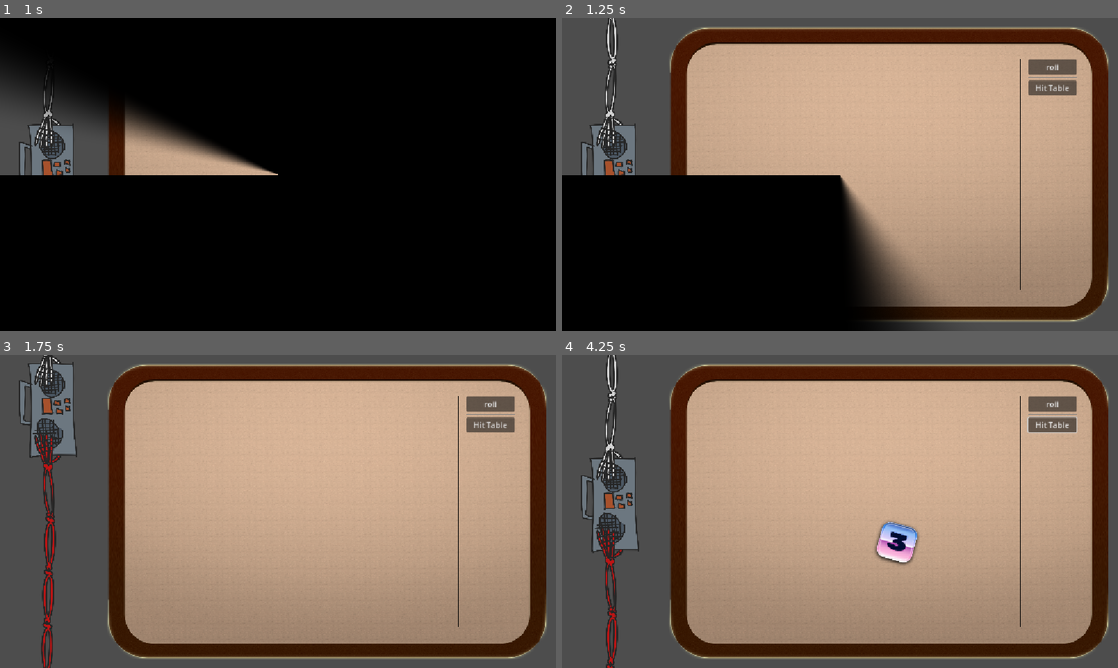
Above: before the commit, frames 1-4 (two rows, left to right).
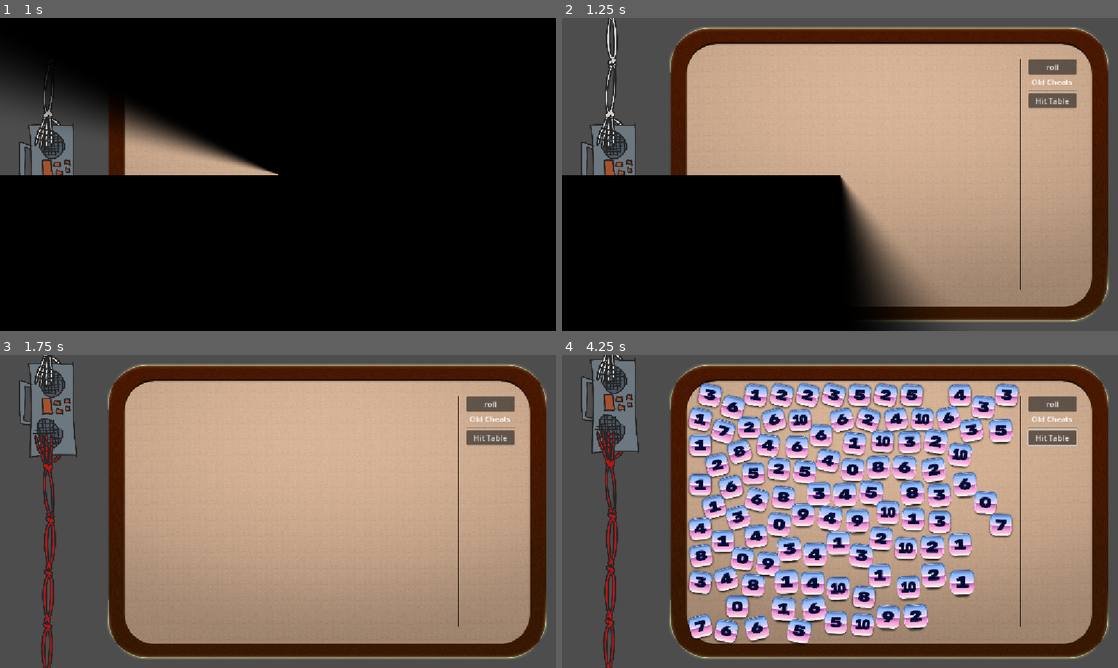
Above: after the commit, the same moments.

Repository: vhoyer/ludum_dare_60
Game: Godot game, scene res://stages/main_menu/main_menu.tscn
Two runs of this game, one before a commit and one after it. Both use one fixed random seed, a clock stepped at 60 frames per second and the inputs below.
Inputs (mouse positions are in pixels of both pictures, inside the frame that each line leads up to):
- Up to frame 1 (1 s): click "start! ,)" at 0.5 s
- Up to frame 2 (1.25 s): no input
- Up to frame 3 (1.75 s): move the mouse to (400, 495) at 1.27 s; hold Right (ui_right) from 1.28 s (still down); tap K at 1.35 s; click (400, 495) at 1.42 s
- Up to frame 4 (4.25 s): release Right (ui_right) at 2 s; click "roll" at 2 s; move the mouse to (728, 527) at 2.77 s; hold Down (ui_down) 2.78-3.53 s; tap K at 2.85, 3.6 s; move the mouse to (895, 442) at 3.52 s; hold Right (ui_right) from 3.53 s (still down)

Frame 1 is identical in both runs. In frame 2, 0.8% of the frame differs, in the area x 83-93%, y 18-30%; in frame 3, 0.8%; in frame 4, 38%, in the area x 3-93%, y 0-100%.

Commit message:
✨ Allow customization of dice size per level

Diff:
--- a/auto_loads/levels_manager/game_level.gd
+++ b/auto_loads/levels_manager/game_level.gd
@@ -6,4 +6,7 @@
 var goal: float = 6.0
 
 @export
-var starting_dice_count: int = 1
+var dice_starting_count: int = 1
+
+@export_range(0.1, 2)
+var dice_size: float = 1
--- a/auto_loads/levels_manager/levels_manager.gd
+++ b/auto_loads/levels_manager/levels_manager.gd
@@ -34,4 +34,4 @@
 
 
 func _current_level_updated() -> void:
-	SaveManager.data.dice_count = current.starting_dice_count
+	SaveManager.data.dice_count = current.dice_starting_count
--- a/auto_loads/levels_manager/levels_manager.tscn
+++ b/auto_loads/levels_manager/levels_manager.tscn
@@ -8,10 +8,12 @@
 
 [node name="GameLevel1" type="Node" parent="." unique_id=275224358]
 script = ExtResource("1_3gud8")
+dice_starting_count = 100
+dice_size = 0.6
 metadata/_custom_type_script = "uid://c6nhi0n7ir0mk"
 
 [node name="GameLevel2" type="Node" parent="." unique_id=1620483075]
 script = ExtResource("1_3gud8")
 goal = 12.0
-starting_dice_count = 2
+dice_starting_count = 2
 metadata/_custom_type_script = "uid://c6nhi0n7ir0mk"
--- a/components/game_dice/game_dice.gd
+++ b/components/game_dice/game_dice.gd
@@ -45,9 +45,9 @@
 
 
 @export_range(0.1, 2)
-var _size: float = 1:
+var size: float = 1:
 	set(value):
-		_size = clamp(value, 0.1, 2)
+		size = clamp(value, 0.1, 2)
 		_model_updated.emit()
 
 
@@ -76,8 +76,8 @@
 
 
 func _update_view() -> void:
-	visual_root.scale = _initial_visual_root_scale * _size
-	collider.shape.radius = _initial_colider_radius * _size
+	visual_root.scale = _initial_visual_root_scale * size
+	collider.shape.radius = _initial_colider_radius * size
 
 	sprite_dice.scale = Vector2.ONE * ((_height * 0.35) + 1)
 	sprite_shadow.position = _light_direction.rotated(-1 * visual_root.rotation) * ((_height * 250) + 1)
--- a/components/game_dice/game_dice.tscn
+++ b/components/game_dice/game_dice.tscn
@@ -8,6 +8,7 @@
 bounce = 0.4
 
 [sub_resource type="CircleShape2D" id="CircleShape2D_n26ti"]
+resource_local_to_scene = true
 radius = 90.0
 
 [node name="GameDice" type="RigidBody2D" unique_id=1964370385]
@@ -16,11 +17,6 @@
 script = ExtResource("1_kdbr7")
 _dice_rising_time = 0.2
 _light_direction = Vector2(0, 0.5)
-
-[node name="CollisionShape2D" type="CollisionShape2D" parent="." unique_id=1753354572]
-unique_name_in_owner = true
-scale = Vector2(0.5, 0.5)
-shape = SubResource("CircleShape2D_n26ti")
 
 [node name="VisualRoot" type="Node2D" parent="." unique_id=1336242043]
 unique_name_in_owner = true
@@ -37,3 +33,8 @@
 texture = ExtResource("3_hpgiv")
 hframes = 11
 frame = 4
+
+[node name="CollisionShape2D" type="CollisionShape2D" parent="." unique_id=1753354572]
+unique_name_in_owner = true
+scale = Vector2(0.5, 0.5)
+shape = SubResource("CircleShape2D_n26ti")
--- a/stages/main/main.gd
+++ b/stages/main/main.gd
@@ -41,9 +41,10 @@
 	AudioEventBus.emit(AudioEventBus.Id.DICE_ROLL_REQUESTED)
 
 	for _i: int in SaveManager.data.dice_count:
-		var dice = GAME_DICE_SCENE.instantiate()
+		var dice: GameDice = GAME_DICE_SCENE.instantiate()
 		dices_group.add_child(dice)
 		dice.global_position = dice_spawn.global_position
+		dice.size = LevelsManager.current.dice_size
 
 		var value = randi() % 6 + 1
 
--- a/stages/main/main.tscn
+++ b/stages/main/main.tscn
@@ -151,6 +151,11 @@
 size_flags_vertical = 8
 text = "roll"
 
+[node name="Label2" type="Label" parent="VBoxContainer/Dices/TableInside/HBoxContainer/VBoxContainer2" unique_id=348406944]
+layout_mode = 2
+text = "Old Cheats"
+horizontal_alignment = 1
+
 [node name="HSeparator" type="HSeparator" parent="VBoxContainer/Dices/TableInside/HBoxContainer/VBoxContainer2" unique_id=1699371908]
 layout_mode = 2
 
